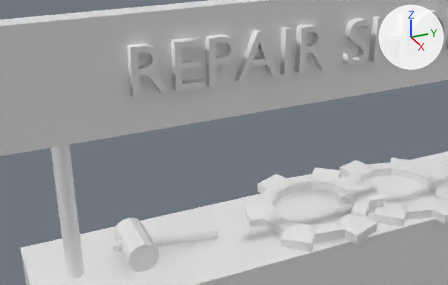
The FBX model Content/Blender/repair-shop.fbx as it was, and as the next commit left it.
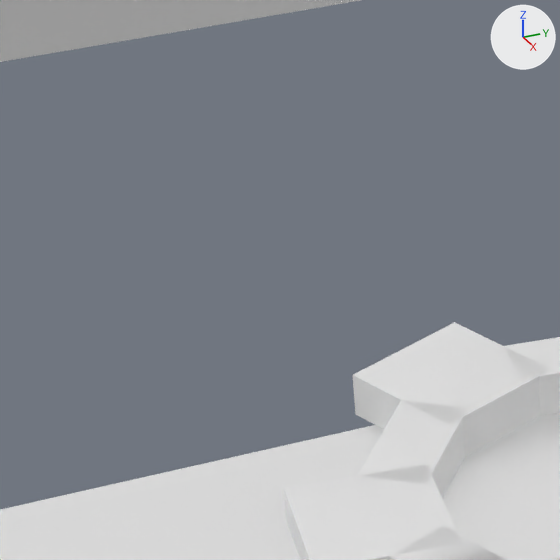
The first picture shows the older version from a 50 mm lens placed at (0.0784, -0.0484, 0.0658), pointed at (-0.0061, -0.0105, 0.0236). The close-ups show both versions on the part from 42% to 66% of the width and 39% to 77% of the height of that picture. The lights are fixed; the arrows at upper right show +X, +Y and +Z. Where no turn or scale is listed for an object, it has been applied to the vertices.

Before the edit, the objects in view are built like this:
```python
me_cylinder_003 = bpy.data.meshes.new('Cylinder.003')
me_cylinder_003.from_pydata(...)  # 408 vertices, 322 faces; spans x -125.0..125.0, y -638.0..618.0, z -5255.0..3147.0
me_cylinder_003.materials.append(mat_material)  # white #e7e7e7
ob_cylinder_003 = bpy.data.objects.new('Cylinder.003', me_cylinder_003)
ob_cylinder_003.location = (0.0, 0.00367, 0.01154)
ob_cylinder_003.rotation_euler = (-0.0975, 0.0, -3.142)  # degrees (-5.6, 0, -180)
ob_cylinder_003.scale = (-0.0000948, -0.0000948, 0.0)
```
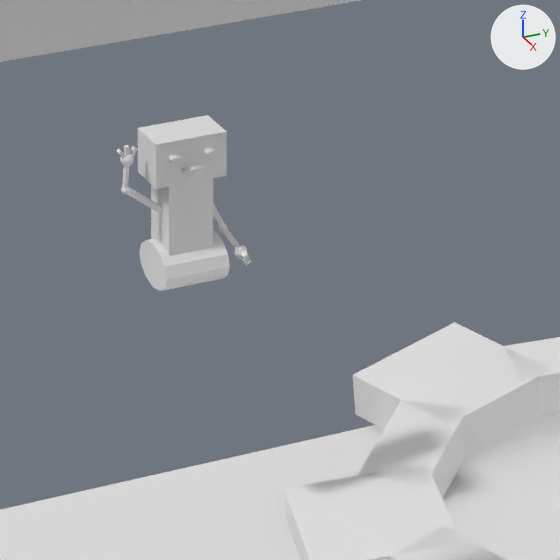
The newer file is also rescaled (x6.786), turned or shifted as a whole; pictures and numbers use the older file's frame.

Pixel boxes (x1, y1, x2, y2) of what changed, in the close-ups (560 x 560 px):
'Cylinder.004', added
    after: (116, 115, 251, 291)
'Text.001', added
    after: (169, 147, 218, 173)

What the commit changed:
Mesh me_cylinder_007 is new.
It has 2048 vertices, 2134 faces and spans x -0.00106..0.00127, y -0.00225..0.00185, z -0.00076..0.00447.
Mesh me_text_002 is new.
It consists of a box spanning x -0.00015..0.00015, y 0.00127..0.00163, z 0.00026..0.00039; a box spanning x -0.00015..0.00015, y 0.00047..0.00122, z -0.00018..-0.00011; a box spanning x -0.00015..0.00015, y 0.00006..0.00042, z 0.00026..0.00039.
Object 'Cylinder.004' (ob_cylinder_004) is new; it shows me_cylinder_007.
Its location is (-0.00556, -0.0105, 0.02036).
Object 'Text.001' (ob_text_001) is new; it shows me_text_002.
Its location is (-0.00483, -0.01139, 0.02397).
